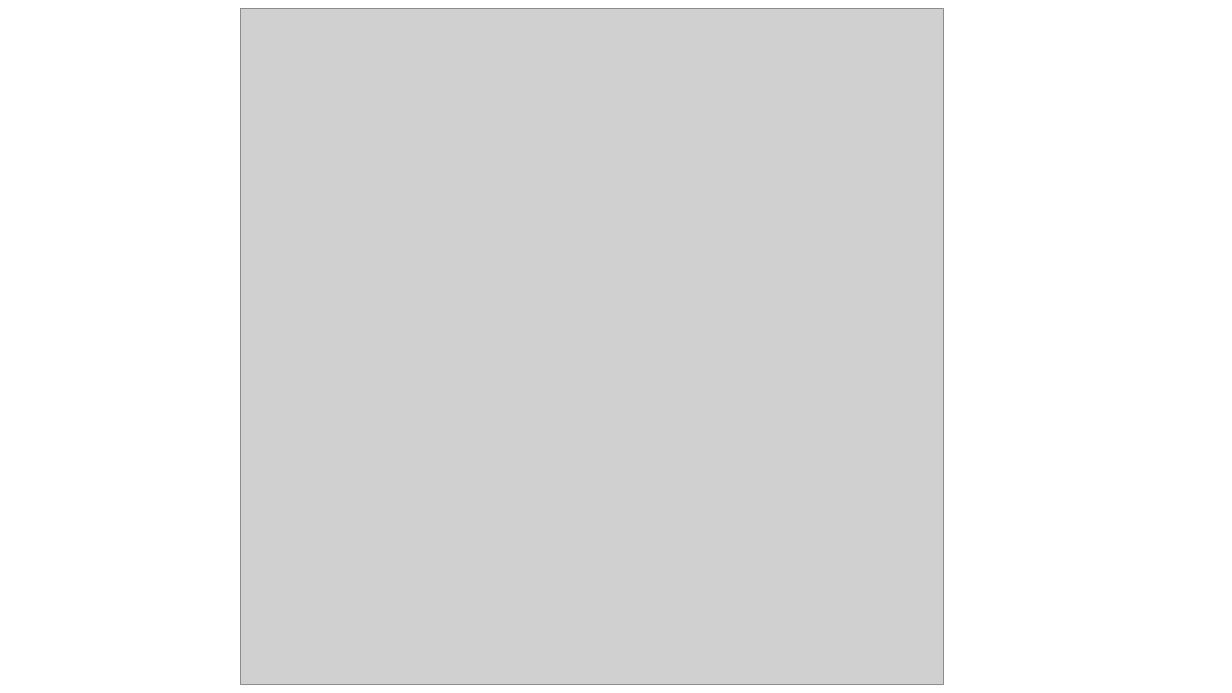
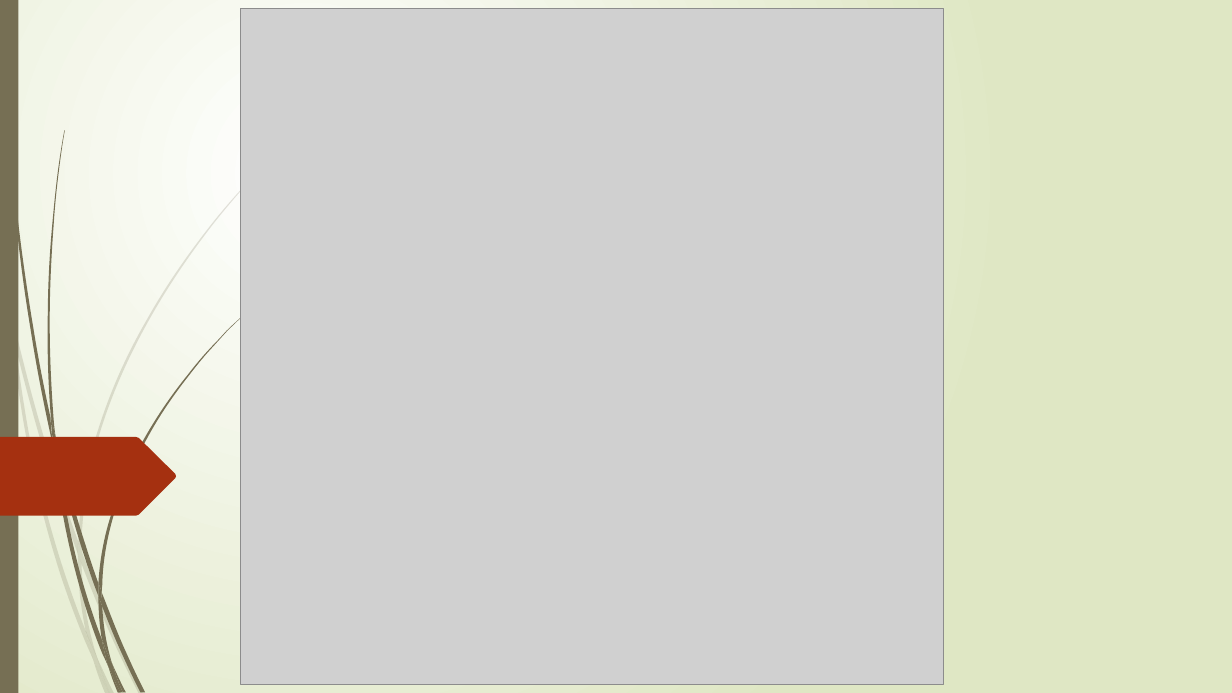
Before and after one commit to shantu03/trial, a slide deck: slide 1 of MINI Project PPT.pptx. Drawn at 1232x693 pixels with LibreOffice and Linux fonts; fonts in the diff are those of the drawing; grey boxes stand for pictures. Boxes give left, top, right and bottom in pixels: in the first picture for what was removed or moved away, otherwise in the second. Text is boxed around its words. In the diff, an @@ line names an element or a change of style, - is before the commit and + after.

```diff
--- a/MINI Project PPT.pptx
+++ b/MINI Project PPT.pptx
@@ background #FFFFFF to gradient #FFFFFF to #DFE8C4 @@
@@ rectangle added at (0, 0, 18, 693), fill #766F54 @@
@@ freeform shape added at (0, 437, 177, 516), fill #A53010 @@
@@ group added at (0, 141, 288, 693): 10 freeform shapes @@
@@ group added at (3, 0, 240, 693): 12 freeform shapes @@
```
Also in this commit, not shown: 5 other slides changed, 1 slide added, 1 other file.
